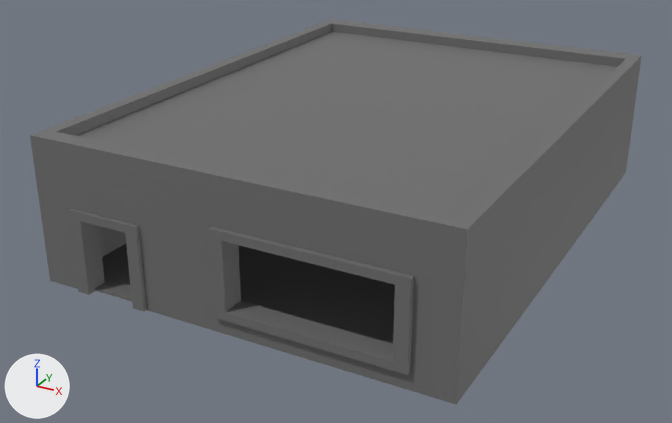
The FBX model Assets/Maya-model/maison.fbx, before and after one commit.
Before and after are seen from a 50 mm lens placed at (0.24, -0.446, 0.243), pointed at (-0.015, 0.016, 0.012). Arrows for +X, +Y and +Z are at lower left; the lights stay in place. Where no turn or scale is listed for an object, it has been applied to the vertices. Vertices at the same position are counted once.
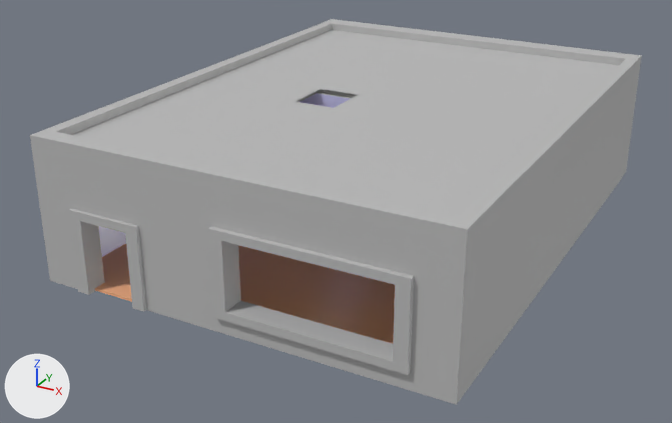
Changed parts and their boxes (x1, y1, x2, y2) in the pictures (672 x 423 px):
'pCube24', reshaped, moved
    before: (75, 32, 617, 216)
    after: (72, 30, 619, 216)
part 1 of me_mesh_003, recoloured
    both: (323, 19, 642, 175)
part 2 of me_mesh_004, recoloured
    both: (30, 23, 638, 405)
part 3 of me_mesh_004, recoloured
    both: (99, 226, 126, 257)
part 4 of me_mesh, added
    after: (72, 30, 619, 216)
part 5 of me_mesh_001, recoloured
    both: (95, 244, 395, 344)

Diff of the bpy script that builds the scene:
```diff
--- a/Assets/Maya-model/maison.fbx.py
+++ b/Assets/Maya-model/maison.fbx.py
@@ mat_aistandardsurface3 @@
+mat_aistandardsurface3 = principled_material('aiStandardSurface3')
+mat_aistandardsurface3.base_color = (1.0, 0.481, 0.25)  # beige #ffb889
+mat_aistandardsurface3.roughness = 0.2
@@ mat_lambert2 @@
+mat_lambert2 = principled_material('lambert2')
+mat_lambert2.base_color = (0.351, 0.351, 0.351)  # grey #a0a0a0
@@ mat_lambert1 @@
+mat_lambert1 = principled_material('lambert1')
+mat_lambert1.base_color = (0.5, 0.5, 0.5)  # grey #bcbcbc
@@ mat_aistandardsurface6 @@
+mat_aistandardsurface6 = principled_material('aiStandardSurface6')
+mat_aistandardsurface6.base_color = (0.834, 0.827, 1.0)  # white #ebebff
+mat_aistandardsurface6.roughness = 0.2
@@ mat_aistandardsurface5 @@
+mat_aistandardsurface5 = principled_material('aiStandardSurface5')
+mat_aistandardsurface5.base_color = (0.655, 0.641, 1.0)  # blue #d4d1ff
+mat_aistandardsurface5.roughness = 0.2
@@ me_mesh_001 @@
 me_mesh_001.from_pydata(...)  # 8 vertices, 6 faces; spans x -0.117..0.117, y -0.158..0.158, z -0.001..0.001
 # used by ob_pcube23; location = (0.0, 0.0398, 0.0016)
+# me_mesh_001 part 5: all 5 faces centred in x -0.117..0.117, y -0.158..0.158, z 0.0..0.001 switch from mat_lambert5 (dark grey #6e6e6e) to mat_aistandardsurface3 (beige #ffb889)
+me_mesh_001.materials.append(mat_lambert2)  # grey #a0a0a0
@@ me_mesh @@
 # used by ob_pcube24; location = (0.0, 0.0398, 0.0787)
-me_mesh.from_pydata(...)  # 8 vertices, 6 faces; spans x -0.117..0.117, y -0.158..0.158, z -0.001..0.001
-me_mesh.materials.append(mat_lambert5)  # dark grey #6e6e6e
+me_mesh.from_pydata(...)  # 200 vertices, 196 faces; spans x -0.117..0.117, y -0.158..0.158, z -0.001..0.001
+# me_mesh part 4: 192 vertices added at x -0.117..0.117, y -0.158..0.158, z -0.001..0.001
+me_mesh.materials.append(mat_lambert1)  # grey #bcbcbc
@@ me_mesh_003 @@
 me_mesh_003.from_pydata(...)  # 760 vertices, 677 faces; spans x -0.121..0.121, y -0.007..0.01, z -0.039..0.046
 # used by ob_pcube20; location = (0.0, 0.1942, 0.0395)
+# me_mesh_003 part 1: 426 of the faces centred in x -0.121..0.121, y -0.007..0.01, z -0.039..0.046 switch from mat_lambert5 (dark grey #6e6e6e) to mat_lambert1 (grey #bcbcbc)
+me_mesh_003.materials.append(mat_aistandardsurface5)  # blue #d4d1ff
@@ me_mesh_004 @@
 me_mesh_004.from_pydata(...)  # 1612 vertices, 1353 faces; spans x -0.121..0.121, y -0.008..0.305, z -0.039..0.046
 # used by ob_pcube18; location = (0.0005, -0.1156, 0.0394)
+# me_mesh_004 part 2: 1287 of the faces centred in x -0.121..0.121, y -0.008..0.305, z -0.039..0.046 switch from mat_lambert5 (dark grey #6e6e6e) to mat_lambert1 (grey #bcbcbc)
+# me_mesh_004 part 3: all 33 faces centred in x -0.113, y 0.117..0.267, z -0.037..0.037 switch from mat_lambert5 (dark grey #6e6e6e) to mat_aistandardsurface5 (blue #d3d1ff)
+me_mesh_004.materials.append(mat_aistandardsurface6)  # white #ebebff
@@ ob_pcube24 @@
 ob_pcube24 = bpy.data.objects.new('pCube24', me_mesh)
-ob_pcube24.location = (0.0, 0.0398, 0.0787)
+ob_pcube24.location = (0.0, 0.0398, 0.08)
```
